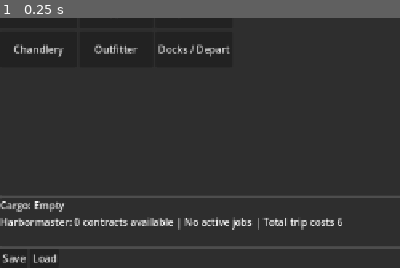
Above: before the commit, frame 1.
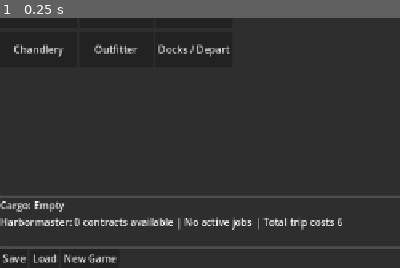
Above: after the commit, the same moment.

Repository: nwrowe/project-northwind
Game: Godot game, scene res://scenes/port/PortScreen.tscn
Two runs of this game, one before a commit and one after it. Both use one fixed random seed, a clock stepped at 60 frames per second and the inputs below. This scene is started directly instead of the project's main scene.
Inputs:
- Up to frame 1 (0.25 s): no input
The pictures show only the part of the screen within x 0-50%, y 50-100%; the shares and areas given below are measured in that part.

The runs differ from the first frame. In frame 1, 0.2% of the frame differs, in the area x 16-30%, y 94-98%.

Commit message:
Update PortScreen.tscn
Add "new game" button to save/load

Diff:
--- a/scenes/port/PortScreen.tscn
+++ b/scenes/port/PortScreen.tscn
@@ -173,3 +173,7 @@
 [node name="LoadButton" type="Button" parent="VBoxContainer/FooterPanel/HBoxContainer"]
 layout_mode = 2
 text = "Load"
+
+[node name="NewGameButton" type="Button" parent="VBoxContainer/FooterPanel/HBoxContainer"]
+layout_mode = 2
+text = "New Game"
